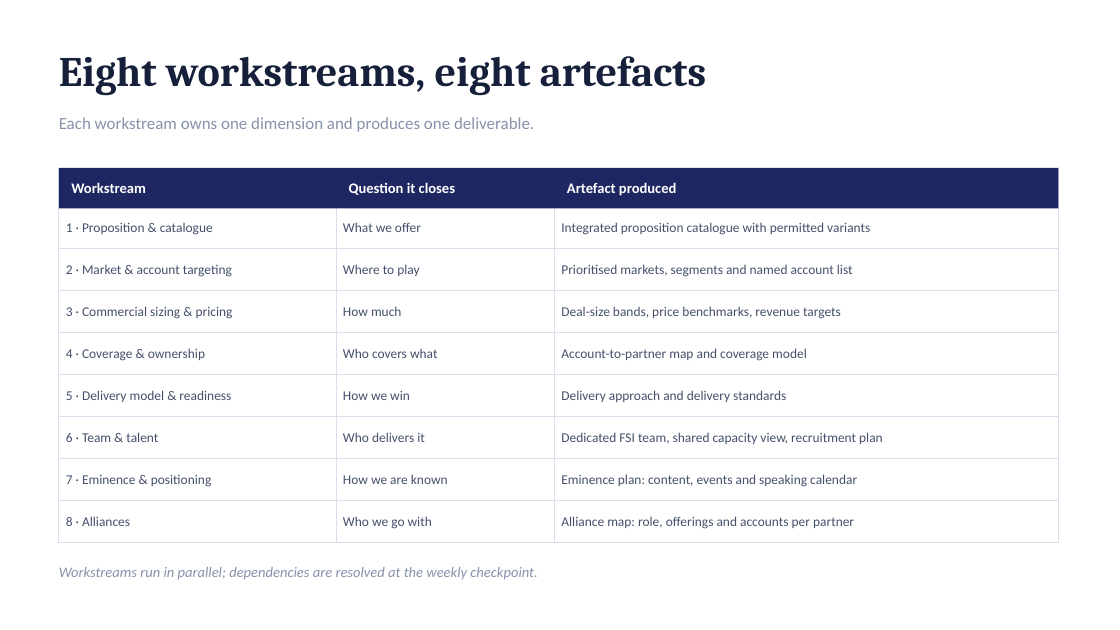
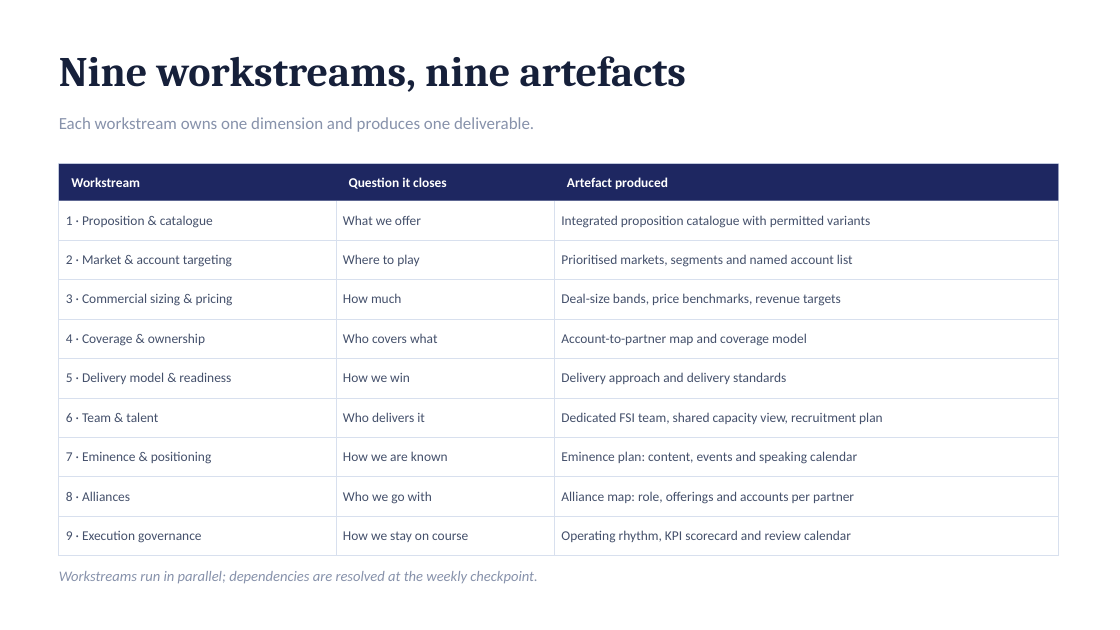
Before and after one commit to dhajjar-cyber/bae, a slide deck: slide 7 of FSI strategy/EAIND-FSI-Strategy-Development-Plan.pptx. Drawn at 1120x630 pixels with LibreOffice and Linux fonts; fonts in the diff are those of the drawing. Boxes give left, top, right and bottom in pixels: in the first picture for what was removed or moved away, otherwise in the second. Text is boxed around its words. In the diff, an @@ line names an element or a change of style, - is before the commit and + after.

```diff
--- a/FSI strategy/EAIND-FSI-Strategy-Development-Plan.pptx
+++ b/FSI strategy/EAIND-FSI-Strategy-Development-Plan.pptx
@@ text at bbox=[59, 56, 686, 92]: text changed @@
-Eight workstreams, eight artefacts
+Nine workstreams, nine artefacts
@@ table at bbox=[59, 164, 1059, 547] @@
+row 10: 9 · Execution governance | How we stay on course | Operating rhythm, KPI scorecard and review calendar
@@ table: place and size @@
-table at bbox=[59, 168, 1059, 533]
+table at bbox=[59, 164, 1059, 547]
@@ rectangle: place and size @@
-rectangle at bbox=[59, 168, 1059, 208]
+rectangle at bbox=[59, 164, 1059, 201]
@@ size 12.5 to 11.5 pt in 3 elements at bbox=[567, 177, 662, 189], bbox=[66, 177, 135, 187], bbox=[349, 177, 442, 189] @@
@@ text "Workstreams run in parallel; dependencies ...": place and size @@
-text "Workstreams run in parallel; dependencies ..." at bbox=[59, 567, 537, 580]
+text "Workstreams run in parallel; dependencies ..." at bbox=[59, 571, 537, 584]
```
Also in this commit, not shown: 3 other slides changed, 3 slides added, 1 slide removed, 2 other files.
